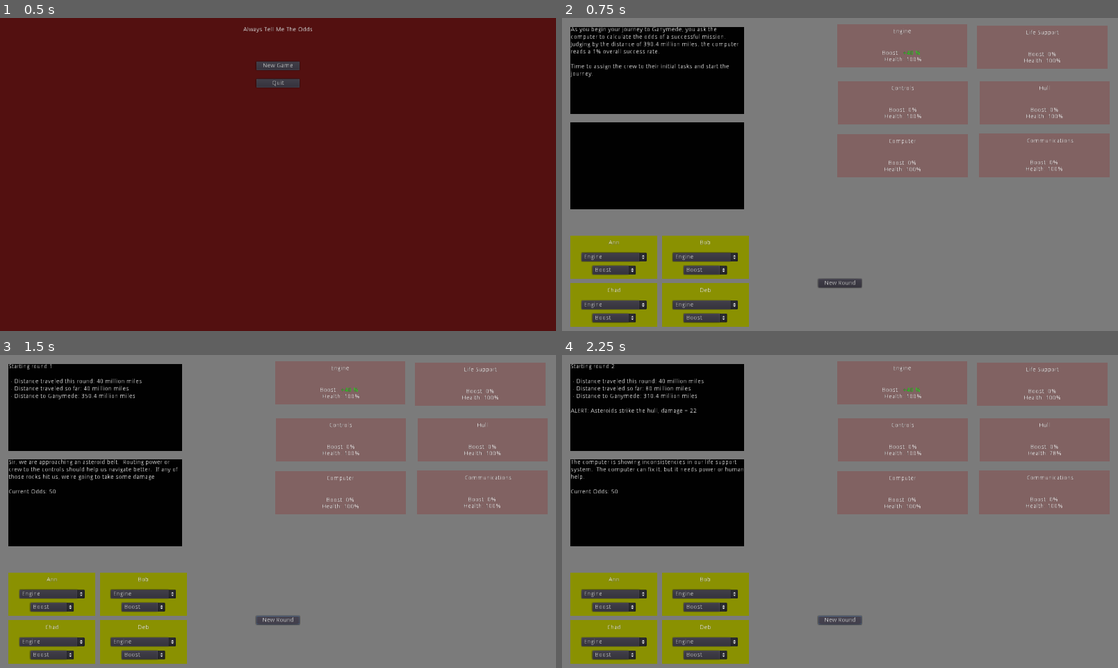
Above: before the commit, frames 1-4 (two rows, left to right).
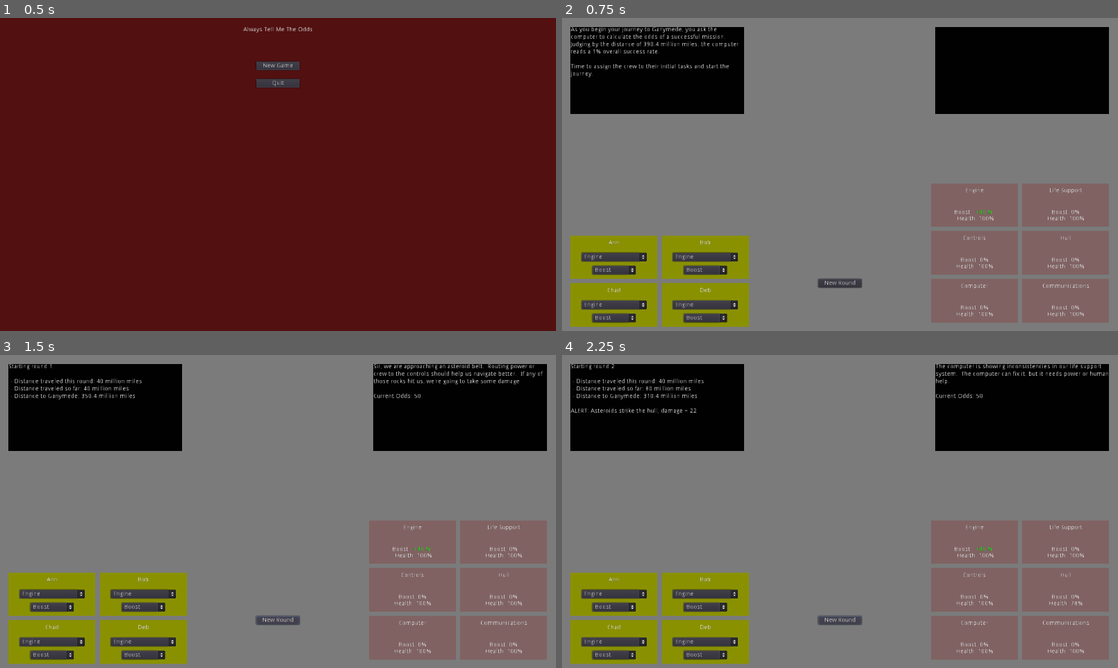
Above: after the commit, the same moments.

Repository: cparlette/alwaystellmetheodds
Game: Godot game, scene res://MainMenu.tscn
Two runs of this game, one before a commit and one after it. Both use one fixed random seed, a clock stepped at 60 frames per second and the inputs below.
Inputs:
- Up to frame 1 (0.5 s): no input
- Up to frame 2 (0.75 s): click "New Game" at 0.5 s
- Up to frame 3 (1.5 s): click "New Round" at 1.25 s
- Up to frame 4 (2.25 s): click "New Round" at 2 s

Frame 1 is identical in both runs. In frame 2, 42% of the frame differs, in the area x 1-99%, y 2-98%; in frame 3, 42%; in frame 4, 42%.

Commit message:
Moved some UI around after shrinking the module

Diff:
--- a/Game.tscn
+++ b/Game.tscn
@@ -15,47 +15,44 @@
 "_edit_use_anchors_": false
 }
 
-[node name="Modules" type="Node2D" parent="."]
+[node name="Modules" type="Control" parent="."]
+margin_left = 850.0
+margin_top = 380.0
+margin_right = 1260.0
+margin_bottom = 700.0
+__meta__ = {
+"_edit_use_anchors_": false
+}
 
 [node name="Engine" parent="Modules" instance=ExtResource( 2 )]
-margin_left = 633.303
-margin_top = 13.8226
-margin_right = 933.303
-margin_bottom = 113.823
 
 [node name="Controls" parent="Modules" instance=ExtResource( 2 )]
-margin_left = 634.717
-margin_top = 145.344
-margin_right = 934.717
-margin_bottom = 245.344
+margin_top = 110.0
+margin_bottom = 210.0
 type = 1
 
 [node name="Computer" parent="Modules" instance=ExtResource( 2 )]
-margin_left = 634.01
-margin_top = 266.967
-margin_right = 934.01
-margin_bottom = 366.967
+margin_top = 220.0
+margin_bottom = 320.0
 type = 2
 
 [node name="Life Support" parent="Modules" instance=ExtResource( 2 )]
-margin_left = 955.744
-margin_top = 17.3581
-margin_right = 1255.74
-margin_bottom = 117.358
+margin_left = 210.0
+margin_right = 410.0
 type = 3
 
 [node name="Hull" parent="Modules" instance=ExtResource( 2 )]
-margin_left = 960.693
-margin_top = 144.637
-margin_right = 1260.69
-margin_bottom = 244.637
+margin_left = 210.0
+margin_top = 110.0
+margin_right = 410.0
+margin_bottom = 210.0
 type = 4
 
 [node name="Communications" parent="Modules" instance=ExtResource( 2 )]
-margin_left = 959.986
-margin_top = 265.553
-margin_right = 1259.99
-margin_bottom = 365.553
+margin_left = 210.0
+margin_top = 220.0
+margin_right = 410.0
+margin_bottom = 320.0
 type = 5
 
 [node name="Crew" type="Control" parent="."]
@@ -127,10 +124,10 @@
 }
 
 [node name="EventOutput" type="Control" parent="."]
-margin_left = 20.0
-margin_top = 240.0
-margin_right = 420.0
-margin_bottom = 440.0
+margin_left = 860.0
+margin_top = 20.0
+margin_right = 1260.0
+margin_bottom = 220.0
 __meta__ = {
 "_edit_use_anchors_": false
 }
--- a/Module.tscn
+++ b/Module.tscn
@@ -3,7 +3,7 @@
 [ext_resource path="res://Module.gd" type="Script" id=1]
 
 [node name="Module" type="Control"]
-margin_right = 300.0
+margin_right = 200.0
 margin_bottom = 100.0
 script = ExtResource( 1 )
 __meta__ = {
@@ -19,9 +19,9 @@
 }
 
 [node name="NameLabel" type="Label" parent="."]
-margin_left = 110.0
+margin_left = 25.0
 margin_top = 10.0
-margin_right = 190.0
+margin_right = 175.0
 margin_bottom = 24.0
 text = "Module"
 align = 1
@@ -30,9 +30,9 @@
 }
 
 [node name="PercentLabel" type="RichTextLabel" parent="."]
-margin_left = 50.0
+margin_left = 25.0
 margin_top = 60.0
-margin_right = 250.0
+margin_right = 175.0
 margin_bottom = 88.0
 bbcode_enabled = true
 bbcode_text = "Boost: 0%
